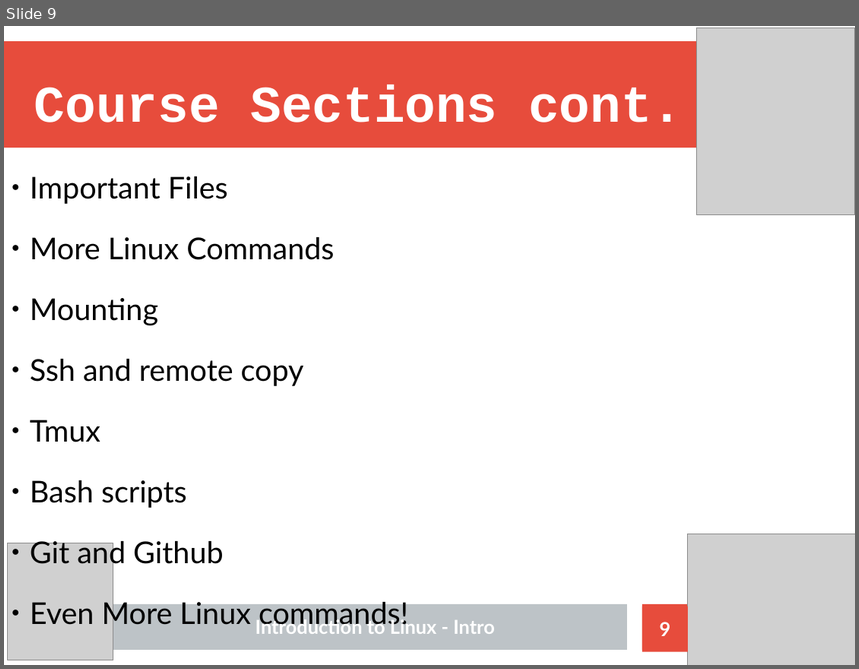
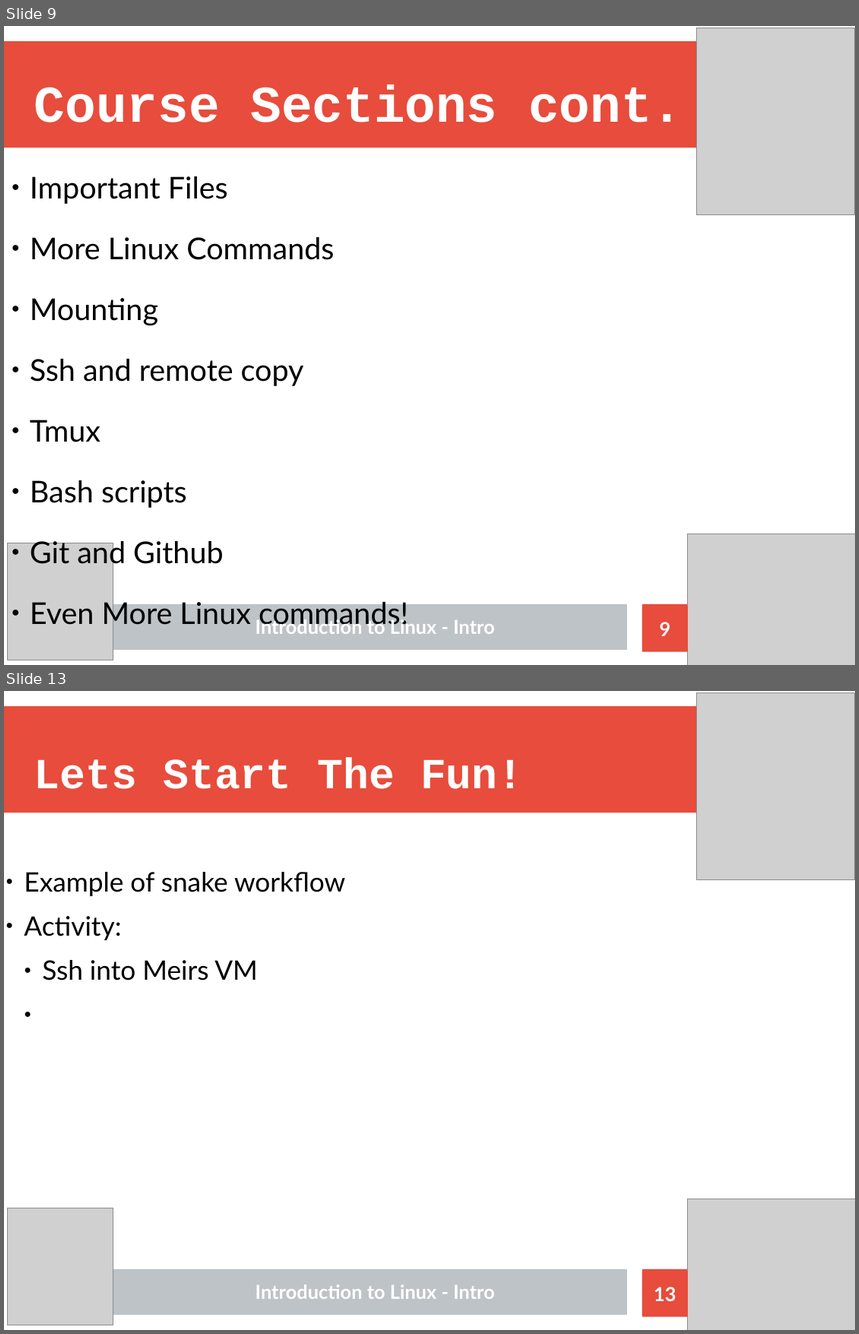
Before and after one commit to Nhlakanipho-Biyela/Intro_To_Linux_Course, a slide deck: Lecture_Slides/ITL_Lecture_1_Introduction_V2.odp. Shown one above the other, each under a label of ours: slide 9 before the commit, slides 9 and 13 after it; the slides between them are not shown. The pictures are 859x669 and 859x1334 pixels, drawn with LibreOffice and Linux fonts; fonts in the diff are those of the drawing; grey boxes stand for pictures. Boxes give left, top, right and bottom in pixels: in the first picture for what was removed or moved away, otherwise in the second. Text is boxed around its words. In the diff, an @@ line names an element or a change of style, - is before the commit and + after.

Commit message:
added example for linux being helpful + a couple of touch ups to lecture 1

```diff
--- a/Lecture_Slides/ITL_Lecture_1_Introduction_V2.odp
+++ b/Lecture_Slides/ITL_Lecture_1_Introduction_V2.odp
@@ slide 13 added at bbox=[4, 691, 855, 1330], background #FFFFFF; not listed: 3 template elements that a slide beside it also shows @@
@@ picture added at bbox=[697, 693, 855, 879] @@
@@ title added at bbox=[34, 758, 523, 789], 40 pt, text #FFFFFF, bold @@
+Lets Start The Fun!
@@ text added at bbox=[24, 872, 345, 981], 25 pt, text #000000 @@
+● Example of snake workflow
+● Activity:
+  ● Ssh into Meirs VM
@@ picture added at bbox=[8, 1208, 113, 1324] @@
@@ picture added at bbox=[688, 1199, 855, 1330] @@
@@ page number added at bbox=[642, 1271, 687, 1316], fill #E74C3C, 18 pt, text #FFFFFF, bold @@
+13
@@ text added at bbox=[256, 1285, 495, 1299], 18 pt, text #FFFFFF, bold @@
+Introduction to Linux - Intro
```
Also in this commit, not shown: 2 slides changed, 6 other files.
